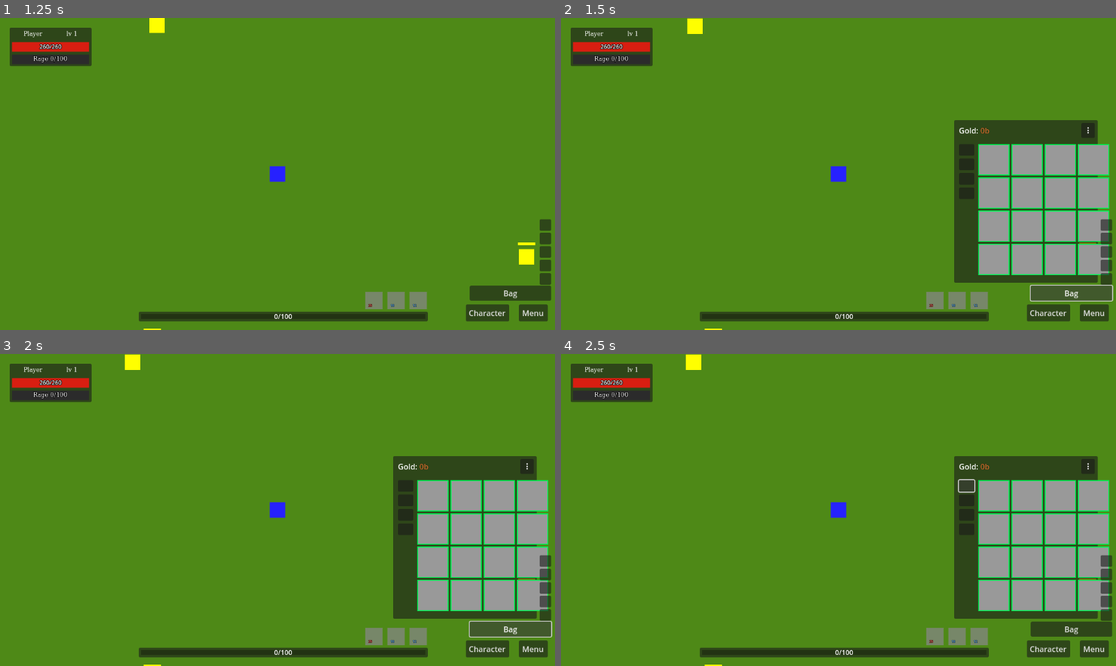
Above: before the commit, frames 1-4 (two rows, left to right).
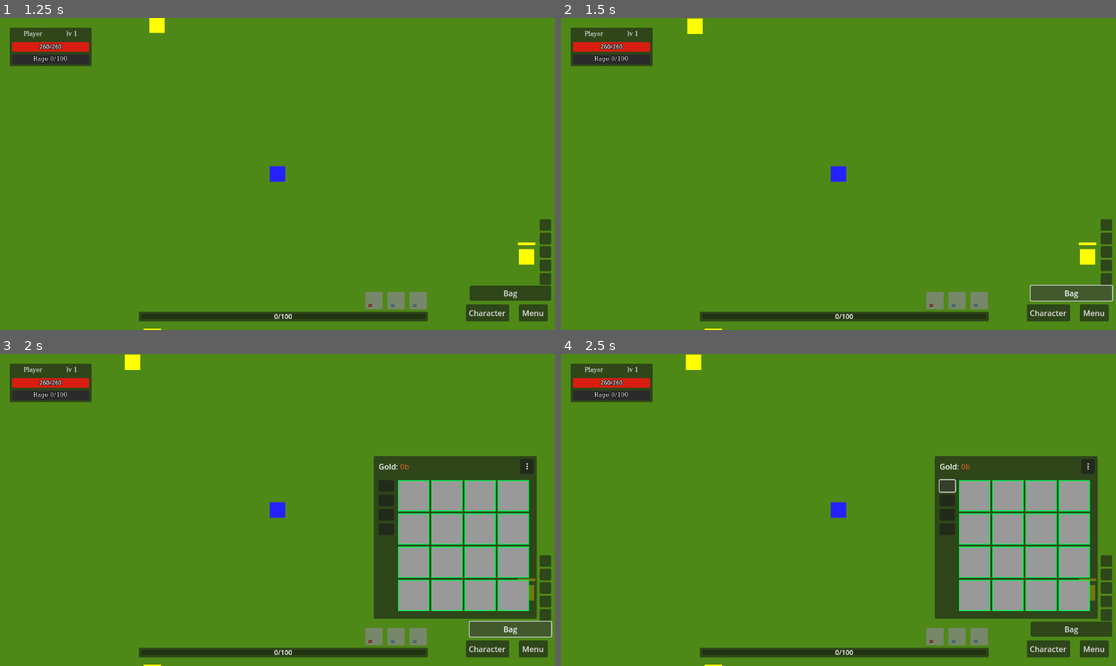
Above: after the commit, the same moments.

Repository: denisshkytko/mmo-mvp-godot
Game: Godot game, scene res://game/scenes/Main.tscn
Same seed, same stepped clock (60 frames per second), same inputs: the game is played once before the commit and once after it. This scene is started directly instead of the project's main scene. The engine's default icon, where the game draws it, is replaced by a stand-in: a white triangle on a blue panel in a dark square.
Inputs (mouse positions are in pixels of both pictures, inside the frame that each line leads up to; where the layout moved, square brackets give the same spot in the first picture):
- Up to frame 1 (1.25 s): drag from (416, 301) to (88, 326) at 0.52 s
- Up to frame 2 (1.5 s): click "Bag" at 1.25 s
- Up to frame 3 (2 s): no input
- Up to frame 4 (2.5 s): click (949, 485) [966, 485] at 2 s

Frame 1 is identical in both runs. In frame 2, 14% of the frame differs, in the area x 70-99%, y 32-85%; in frame 3, 6.6%; in frame 4, 6.7%.

Commit message:
Force inventory layout refresh on open

Diff:
--- a/ui/game/hud/inventory_hud.gd
+++ b/ui/game/hud/inventory_hud.gd
@@ -191,6 +191,13 @@
 		_hide_settings()
 	else:
 		await _force_initial_layout()
+		await get_tree().process_frame
+		var rect := panel.get_global_rect()
+		if rect.size.x > 10.0 and rect.size.y > 10.0:
+			_panel_anchor_br = rect.position + rect.size
+			_panel_anchor_valid = true
+		_layout_dirty = true
+		_last_applied_columns = -1
 		_refresh()
 
 func _on_bag_button_pressed() -> void:
